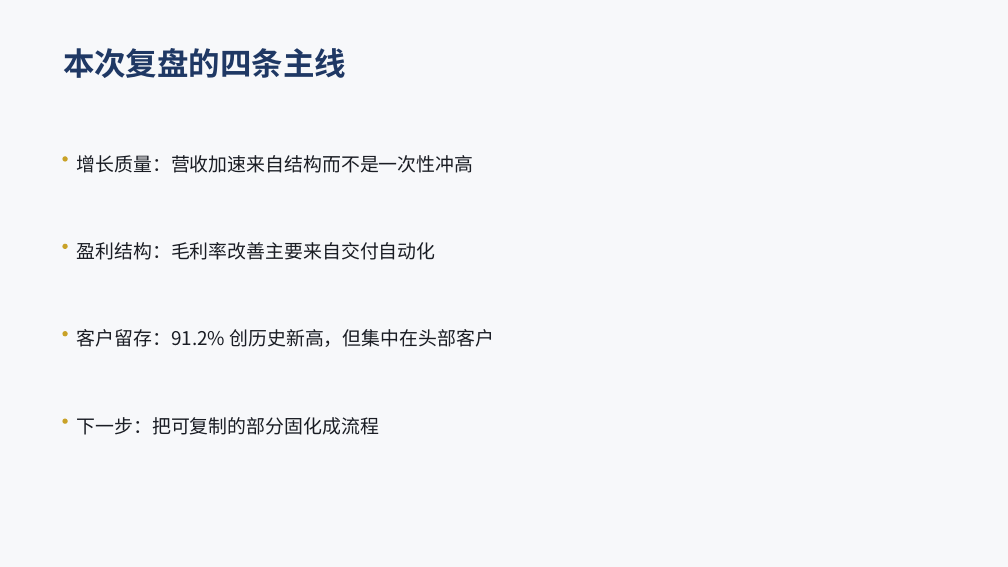
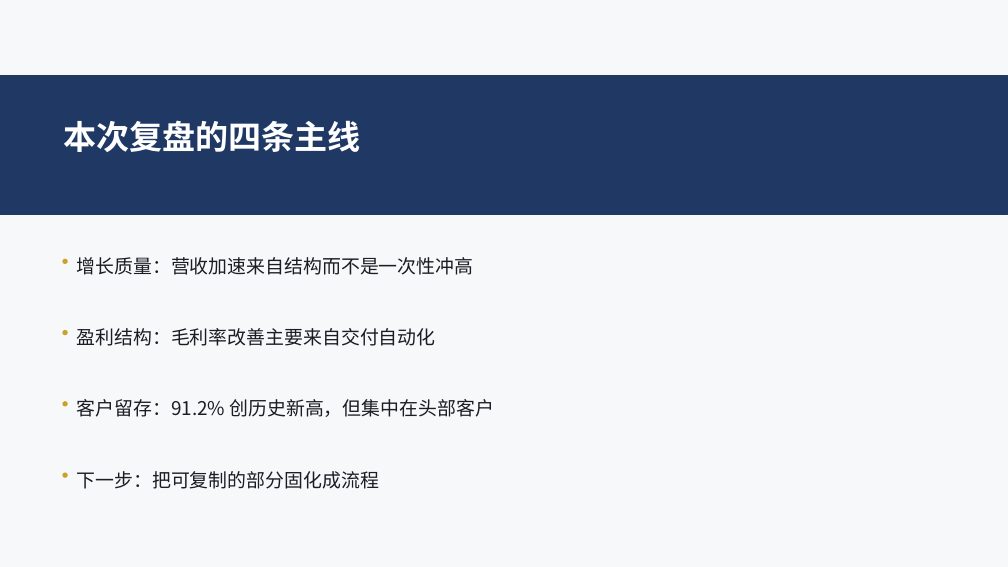
Before and after one commit to xzhengyu007-lang/ai-ppt, a slide deck: slide 2 of docs/examples/01-商务汇报.pptx. Drawn at 1008x567 pixels with LibreOffice and Linux fonts; fonts in the diff are those of the drawing. Boxes give left, top, right and bottom in pixels: in the first picture for what was removed or moved away, otherwise in the second. Text is boxed around its words. In the diff, an @@ line names an element or a change of style, - is before the commit and + after.

```diff
--- a/docs/examples/01-商务汇报.pptx
+++ b/docs/examples/01-商务汇报.pptx
@@ rectangle added at (x1=0, y1=76, x2=1008, y2=214), fill #1F3864, outline #1F3864 1 pt @@
@@ text "本次复盘的四条主线" moved from (x1=63, y1=48, x2=346, y2=78) to (x1=63, y1=120, x2=360, y2=152) @@
@@ text "本次复盘的四条主线" at (x1=63, y1=120, x2=360, y2=152): size 30 to 31.5 pt, text colour #1F3864 to #FFFFFF; line spacing 36pt to 37.8pt @@
@@ ellipse moved from (x1=63, y1=244, x2=67, y2=249) to (x1=63, y1=259, x2=67, y2=264) @@
@@ text "增长质量：营收加速来自结构而不是一次性冲高" moved from (x1=77, y1=155, x2=474, y2=173) to (x1=77, y1=257, x2=474, y2=275) @@
@@ text "盈利结构：毛利率改善主要来自交付自动化" moved from (x1=77, y1=242, x2=436, y2=260) to (x1=77, y1=328, x2=436, y2=346) @@
@@ ellipse moved from (x1=63, y1=419, x2=67, y2=423) to (x1=63, y1=402, x2=67, y2=406) @@
@@ text "客户留存：91.2% 创历史新高，但集中在头部客户" moved from (x1=77, y1=329, x2=494, y2=347) to (x1=77, y1=399, x2=494, y2=417) @@
@@ ellipse moved from (x1=63, y1=157, x2=67, y2=162) to (x1=63, y1=473, x2=67, y2=478) @@
@@ text "下一步：把可复制的部分固化成流程" moved from (x1=77, y1=417, x2=379, y2=435) to (x1=77, y1=471, x2=379, y2=489) @@
```
Also in this commit, not shown: 9 other slides changed, 6 other files.
